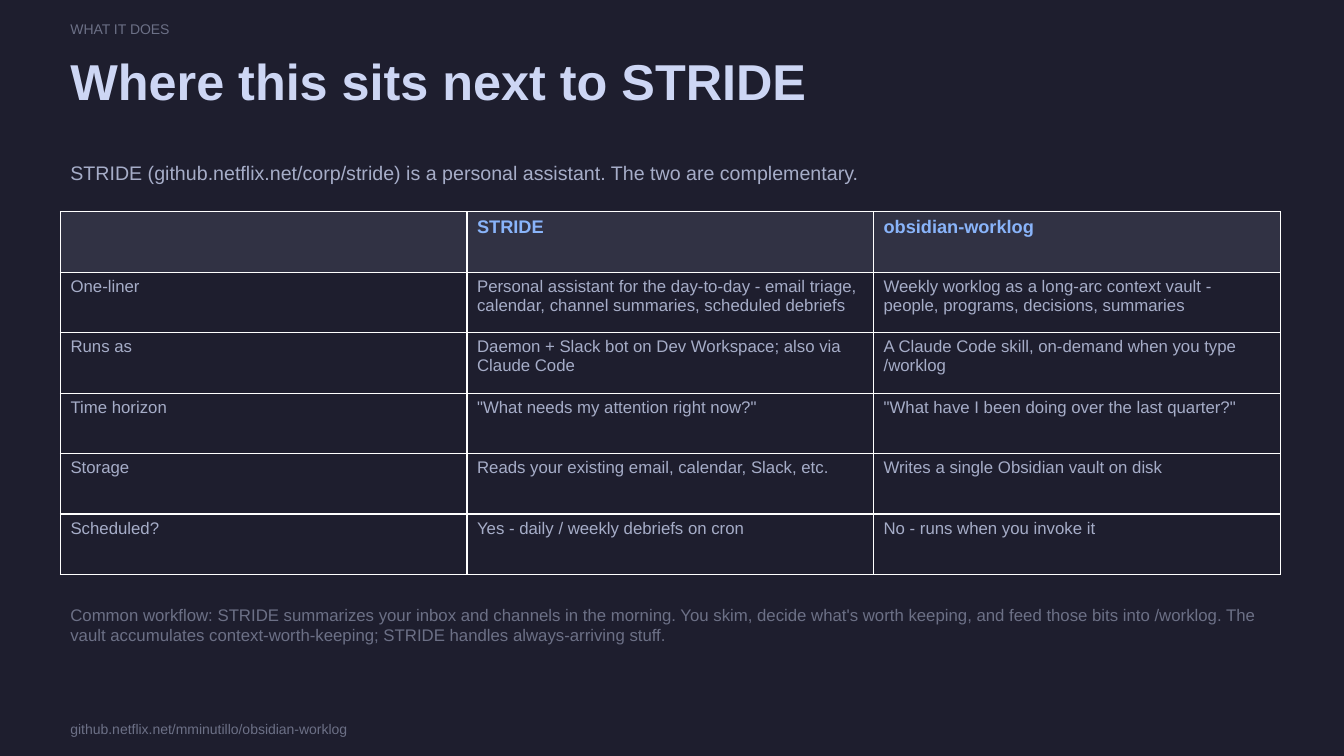
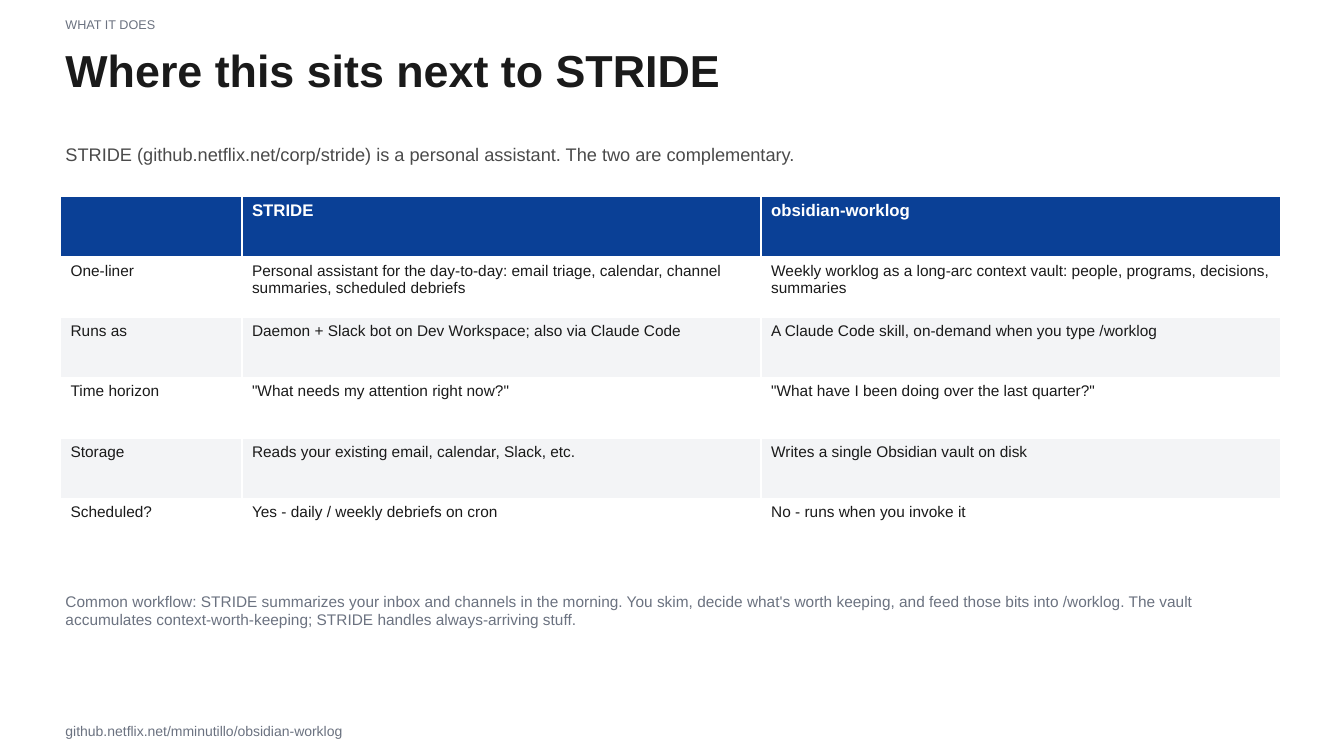
Before and after one commit to menottim/obsidian-worklog, a slide deck: slide 11 of presentation/netflix-workshop.pptx. Drawn at 1344x756 pixels with LibreOffice and Linux fonts; fonts in the diff are those of the drawing. Boxes give left, top, right and bottom in pixels: in the first picture for what was removed or moved away, otherwise in the second. Text is boxed around its words. In the diff, an @@ line names an element or a change of style, - is before the commit and + after.

```diff
--- a/presentation/netflix-workshop.pptx
+++ b/presentation/netflix-workshop.pptx
@@ rectangle removed at box(0, 0, 1344, 756) @@
@@ text "WHAT IT DOES" at box(65, 20, 155, 29): size 10 to 9 pt, text colour #6C7086 to #6B7280 @@
@@ text "Where this sits next to ..." at box(65, 54, 720, 88): size 36 to 32 pt, text colour #CDD6F4 to #1A1A1A @@
@@ text "STRIDE (github.netflix.net/corp/stride) is a personal ...": place and size @@
-text "STRIDE (github.netflix.net/corp/stride) is a personal ..." at box(70, 166, 858, 184)
+text "STRIDE (github.netflix.net/corp/stride) is a personal ..." at box(65, 148, 795, 165)
@@ text "STRIDE (github.netflix.net/corp/stride) is a personal ..." at box(65, 148, 795, 165): size 14 to 13 pt, text colour #A6ADC8 to #4A4A4A @@
@@ table: place and size @@
-table at box(60, 212, 1279, 575)
+table at box(60, 197, 1280, 560)
@@ table at box(60, 197, 1280, 560) @@
-row 2, column 2: Personal assistant for the day-to-day - email triage, calendar, channel summaries, scheduled debriefs
+row 2, column 2: Personal assistant for the day-to-day: email triage, calendar, channel summaries, scheduled debriefs
-row 2, column 3: Weekly worklog as a long-arc context vault - people, programs, decisions, summaries
+row 2, column 3: Weekly worklog as a long-arc context vault: people, programs, decisions, summaries
@@ fill #313244 to #0A4096 in row 1 @@
@@ fill #1E1E2E to #FFFFFF in 9 cells @@
@@ fill #1E1E2E to #F3F4F6 in 6 cells @@
@@ size 13 to 12 pt, text colour #89B4FA to #FFFFFF in "STRIDE", "obsidian-worklog" @@
@@ size 12 to 11 pt, text colour #A6ADC8 to #1A1A1A in "One-liner", "Runs as", "Daemon + Slack bot on Dev Workspace; ...", "A Claude Code skill, on-demand when you ..." and 9 more places @@
@@ text "Common workflow: STRIDE summarizes your ...": place and size @@
-text "Common workflow: STRIDE summarizes your ..." at box(70, 609, 1255, 644)
+text "Common workflow: STRIDE summarizes your ..." at box(65, 596, 1192, 628)
@@ text "Common workflow: STRIDE summarizes your ..." at box(65, 596, 1192, 628): size 12 to 11 pt, text colour #6C7086 to #6B7280 @@
@@ text "github.netflix.net/mminutillo/obsidian-worklog" at box(65, 726, 342, 739): text colour #6C7086 to #6B7280 @@
```
Also in this commit, not shown: 25 other slides changed, 1 other file.
